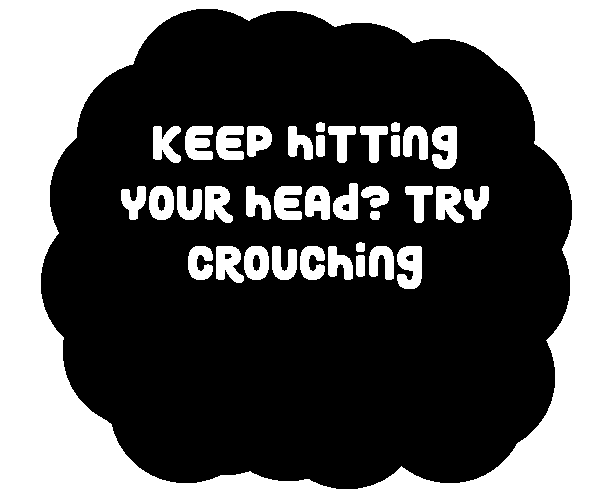
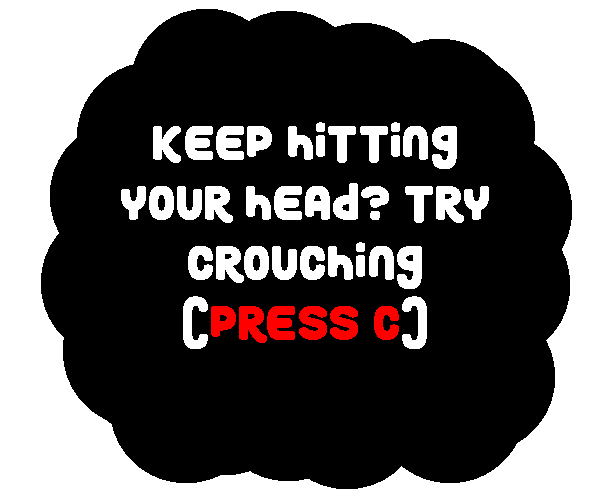
Revision of a layered 600 × 500 image; what changed, layer by layer:
renamed "Keep hitting your head? Try Crouching" to "Keep hitting your head? Try Crouching (press c)", painted on it over [183, 296, 427, 349]
